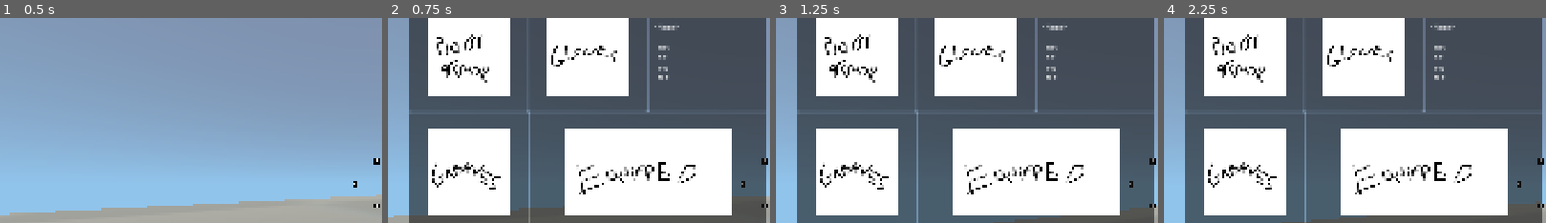
Above: before the commit, frames 1-4 (left to right).
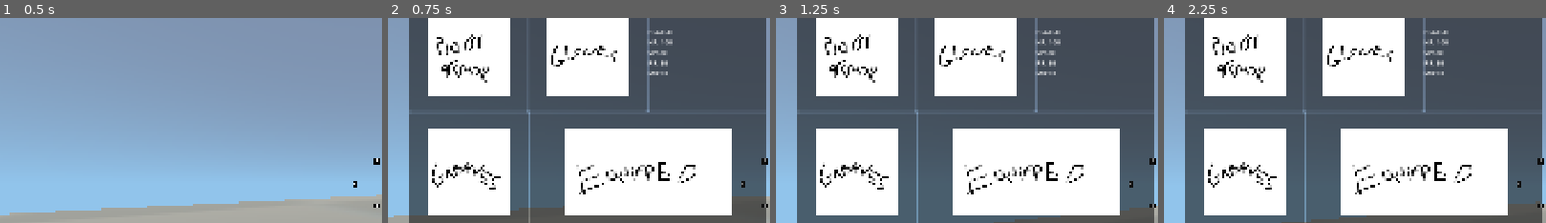
Above: after the commit, the same moments.

Repository: coreyames/my-fps-template
Game: Godot game, scene res://scenes/world_root.tscn
The game is run twice, just before and just after one commit, with the same random seed, the same clock (stepped at 60 frames per second) and the same inputs.
Inputs (mouse positions are % of the whole screen's width and height, from its top left):
- Up to frame 1 (0.5 s): no input
- Up to frame 2 (0.75 s): tap Enter at 0.5 s; move the mouse to (55, 47) at 0.52 s; hold W (fwd) from 0.53 s (still down); hold C (char_info) from 0.53 s (still down)
- Up to frame 3 (1.25 s): keep holding W (fwd); keep holding C (char_info); tap Space (jump) at 0.77 s
- Up to frame 4 (2.25 s): keep holding W (fwd); move the mouse to (45, 48) at 1.27 s; release C (char_info) at 1.28 s; tap S (bwd) at 1.35 s; tap Space (jump) at 1.52 s; tap C (char_info) at 1.55 s; move the mouse to (52, 46) at 2.02 s; hold C (char_info) from 2.03 s (still down)
The pictures show only the part of the screen within x 0-50%, y 7-57%; the shares and areas given below are measured in that part.

Frame 1 is identical in both runs. In frame 2, 0.8% of the frame differs, in the area x 67-77%, y 3-31%; in frame 3, 0.8%; in frame 4, 0.8%.

Commit message:
basic tie in of char info view with pc stats

Diff:
--- a/scenes/entity/actors/pc.gd
+++ b/scenes/entity/actors/pc.gd
@@ -3,6 +3,8 @@
 signal was_hit
 
 var world: Node3D
+
+const NAME = "PLAYER"
 
 const SPEED: float = 5.0
 const JUMP_VELOCITY: float = 4.5
--- /dev/null
+++ b/scenes/ui/char_info.gd
@@ -0,0 +1,30 @@
+extends AspectRatioContainer
+
+var player_name: String
+var hp: int
+var sp: int
+var pr: int
+var mr: int
+
+
+
+const LABEL_TEXT_FORMAT: String = "
+\t%s
+\t\tHP: %d
+\t\tSP: %d
+\t\tPR: %d
+\t\tMR:	%d
+"
+
+var label_text: String
+
+# Called when the node enters the scene tree for the first time.
+func _ready() -> void:
+	player_name = get_parent().NAME
+	hp = get_parent().max_health
+	sp = get_parent().max_resource
+	pr = get_parent().phys_reduction
+	mr = get_parent().magic_reduction
+	label_text = LABEL_TEXT_FORMAT % [player_name, hp, sp, pr, mr]
+	$VBoxContainer/TopRow/BasicInfoPanel/Label.text = label_text
+	return
--- a/scenes/ui/char_info.tscn
+++ b/scenes/ui/char_info.tscn
@@ -1,5 +1,6 @@
 [gd_scene format=3 uid="uid://c1ieg2hxpoihd"]
 
+[ext_resource type="Script" uid="uid://l47pcv8jaas3" path="res://scenes/ui/char_info.gd" id="1_75xyg"]
 [ext_resource type="Texture2D" uid="uid://lnj1gpf23mq" path="res://assets/placeholders/bodyarmor.png" id="1_s75br"]
 [ext_resource type="Texture2D" uid="uid://dnofxf1j5u55j" path="res://assets/placeholders/gloves.png" id="2_75xyg"]
 [ext_resource type="Texture2D" uid="uid://bx4gj4c1tkarf" path="res://assets/placeholders/greaves.png" id="3_idu4l"]
@@ -16,6 +17,7 @@
 offset_bottom = -120.0
 grow_horizontal = 2
 grow_vertical = 2
+script = ExtResource("1_75xyg")
 
 [node name="VBoxContainer" type="VBoxContainer" parent="." unique_id=705401084]
 layout_mode = 2
Not shown, added: scenes/ui/char_info.gd.uid
